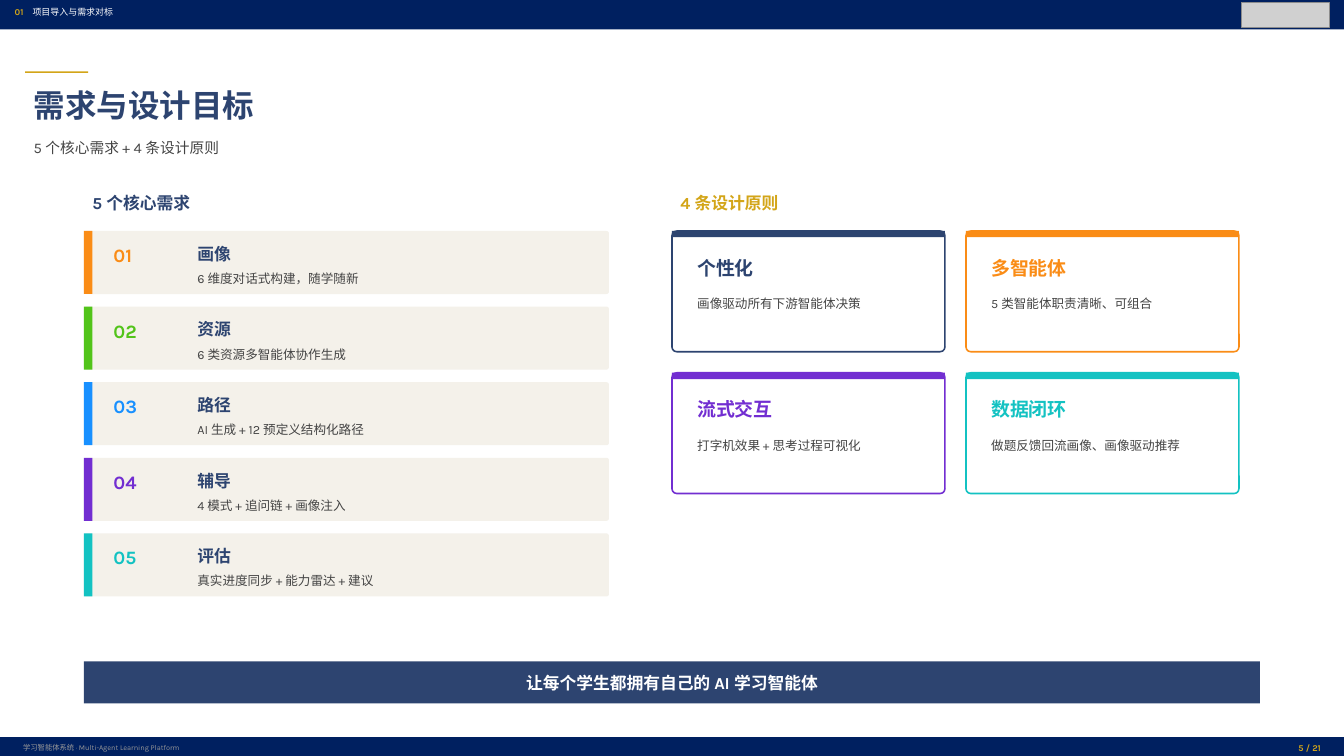
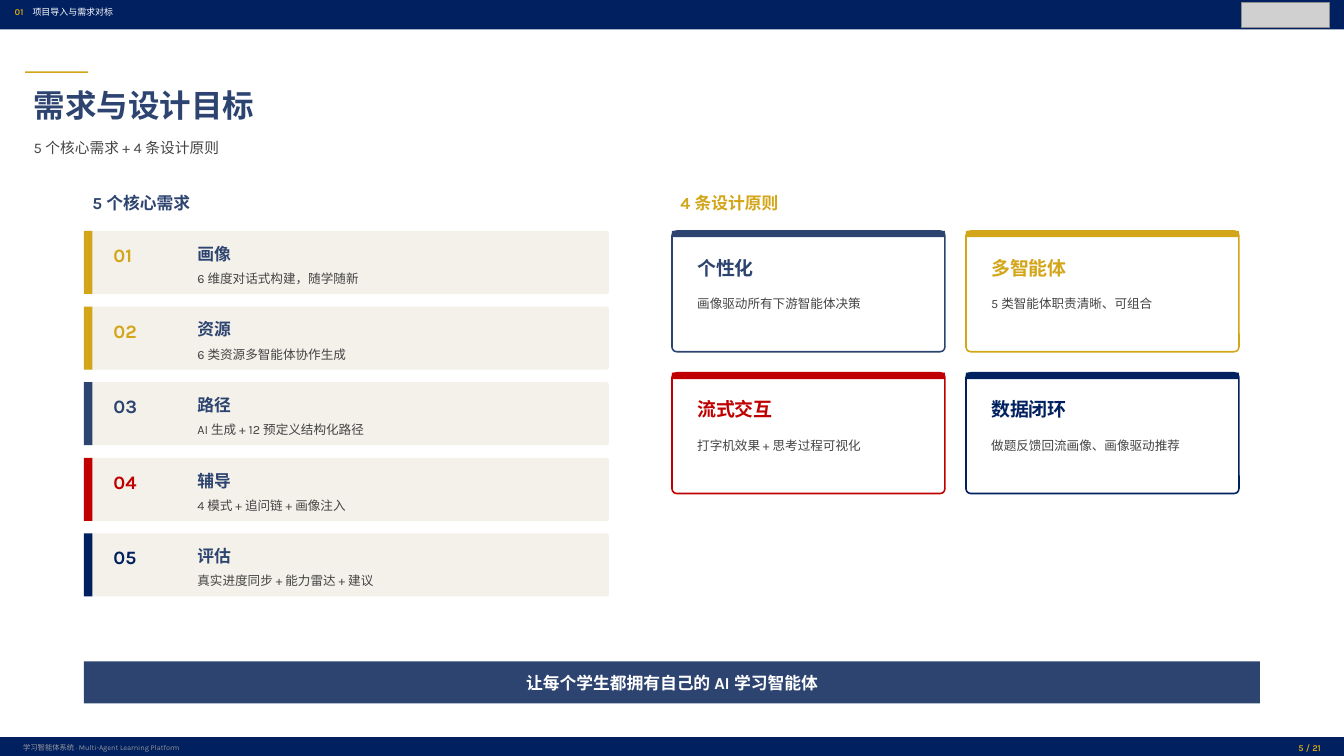
Before and after one commit to DanoAndHolidays/cnsoftbei, a slide deck: slide 5 of ppt/output/学习智能体系统_汇报PPT.pptx. Drawn at 1344x756 pixels with LibreOffice and Linux fonts; fonts in the diff are those of the drawing; grey boxes stand for pictures. Boxes give left, top, right and bottom in pixels: in the first picture for what was removed or moved away, otherwise in the second. Text is boxed around its words. In the diff, an @@ line names an element or a change of style, - is before the commit and + after.

Commit message:
fix(ppt): catch remaining literal color references in tuple 3rd-element pattern
The Task 14 sed only matched color='...' keyword args. Tuple 3rd-element
patterns like ('name', 'desc', '#FA8C16') slipped through. Apply extended
sed to catch all positional patterns, including multi-space separators.

Also catch:
- fill='#FA8C16' / border='#722ED1' keyword args
- 4-elem tuples like (Pt(320), 'name', '#FA8C16', 'desc')
- accent_color='#13C2C2' in add_page_title calls
- '#1890FF' (Ant Design blue) in s05

Result: all 21 slides regenerated, 0 unexpected text colors.

```diff
--- a/ppt/output/学习智能体系统_汇报PPT.pptx
+++ b/ppt/output/学习智能体系统_汇报PPT.pptx
@@ rectangle at [84,231,92,294]: fill #FA8C16 to #D3A518 @@
@@ rectangle at [966,231,1239,237]: fill #FA8C16 to #D3A518 @@
@@ rounded rectangle at [966,231,1239,352]: outline #FA8C16 1.5 pt to #D3A518 1.5 pt @@
@@ text "01" at [113,249,132,263]: text colour #FA8C16 to #D3A518 @@
@@ text "多智能体" at [991,259,1067,277]: text colour #FA8C16 to #D3A518 @@
@@ rectangle at [84,307,92,370]: fill #52C41A to #D3A518 @@
@@ text "02" at [113,325,136,339]: text colour #52C41A to #D3A518 @@
@@ rectangle at [84,382,92,445]: fill #1890FF to #2D4470 @@
@@ rectangle at [672,373,945,379]: fill #722ED1 to #C00000 @@
@@ rounded rectangle at [672,373,945,494]: outline #722ED1 1.5 pt to #C00000 1.5 pt @@
@@ rectangle at [966,373,1239,379]: fill #13C2C2 to #002060 @@
@@ rounded rectangle at [966,373,1239,494]: outline #13C2C2 1.5 pt to #002060 1.5 pt @@
@@ text "03" at [113,400,137,414]: text colour #1890FF to #2D4470 @@
@@ text "流式交互" at [697,400,773,418]: text colour #722ED1 to #C00000 @@
@@ text "数据闭环" at [991,400,1067,418]: text colour #13C2C2 to #002060 @@
@@ rectangle at [84,458,92,521]: fill #722ED1 to #C00000 @@
@@ text "04" at [113,476,136,490]: text colour #722ED1 to #C00000 @@
@@ rectangle at [84,534,92,596]: fill #13C2C2 to #002060 @@
@@ text "05" at [113,551,136,565]: text colour #13C2C2 to #002060 @@
```
Also in this commit, not shown: 8 other slides changed, 31 other files.
